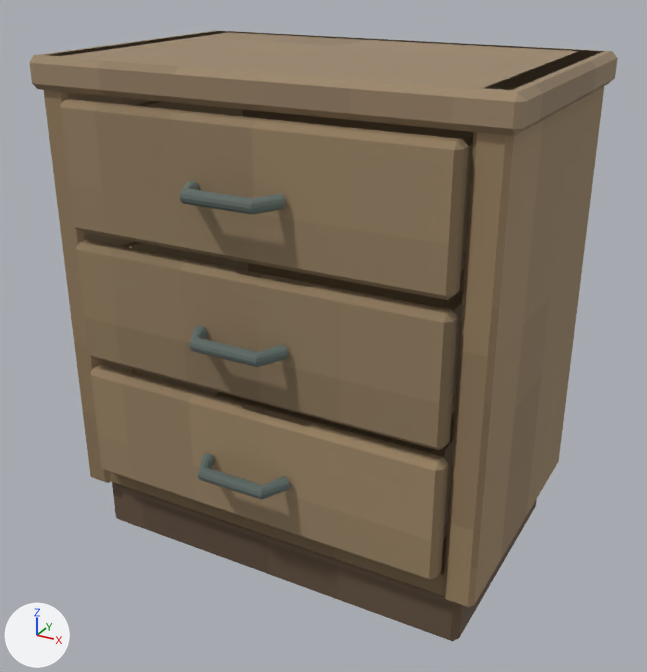
The glTF model rooftop/assets/items/dresser-wood.glb as it was, and as the next commit left it.
Both versions are drawn from a 50 mm lens placed at (0.634, -1.165, 0.925), pointed at (0.014, -0.038, 0.361). Arrows for +X, +Y and +Z are at lower left; the lights stay in place. The first picture is the older version.

Before the edit, the objects in view are built like this:
```python
ob_dresser_wood_bottom = bpy.data.objects.new('dresser-wood/bottom', me_cube_074)
ob_dresser_wood_bottom.location = (0.0, 0.0, 0.0)
ob_dresser_wood_drawer_back_1 = bpy.data.objects.new('dresser-wood/drawer-back-1', me_cube_085)
ob_dresser_wood_drawer_back_1.location = (0.0, 0.0, 0.0)
ob_dresser_wood_drawer_back_2 = bpy.data.objects.new('dresser-wood/drawer-back-2', me_cube_090)
ob_dresser_wood_drawer_back_2.location = (0.0, 0.0, 0.0)
ob_dresser_wood_drawer_front_0 = bpy.data.objects.new('dresser-wood/drawer-front-0', me_cube_076)
ob_dresser_wood_drawer_front_0.location = (0.0, 0.0, 0.0)
ob_dresser_wood_drawer_front_1 = bpy.data.objects.new('dresser-wood/drawer-front-1', me_cube_081)
ob_dresser_wood_drawer_front_1.location = (0.0, 0.0, 0.0)
ob_dresser_wood_drawer_front_2 = bpy.data.objects.new('dresser-wood/drawer-front-2', me_cube_086)
ob_dresser_wood_drawer_front_2.location = (0.0, 0.0, 0.0)
ob_dresser_wood_plinth = bpy.data.objects.new('dresser-wood/plinth', me_cube_070)
ob_dresser_wood_plinth.location = (0.0, 0.0, 0.0)
ob_dresser_wood_side_0_32075 = bpy.data.objects.new('dresser-wood/side-0.32075', me_cube_072)
ob_dresser_wood_side_0_32075.location = (0.0, 0.0, 0.0)
ob_dresser_wood_side__0_32075 = bpy.data.objects.new('dresser-wood/side--0.32075', me_cube_071)
ob_dresser_wood_side__0_32075.location = (0.0, 0.0, 0.0)
# also in view: 'dresser-wood/top' at (0.0, 0.0, 0.758); 'dresser-wood/drawer-side-1-0.26175' at (-0.262, 0.007, 0.429); 'dresser-wood/drawer-handle-1' at (0.0, -0.265, 0.429); 'dresser-wood/drawer-handle-0' at (0.0, -0.265, 0.225); 'dresser-wood/drawer-handle-2' at (0.0, -0.265, 0.633)
```
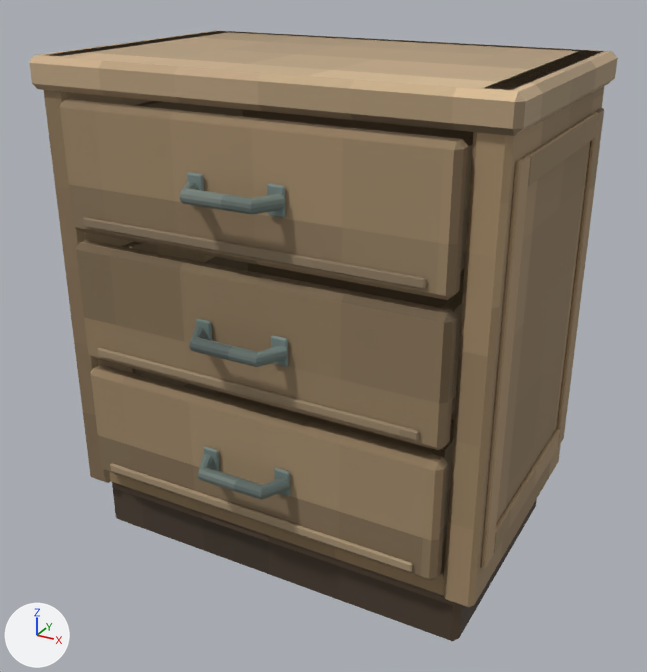
Where the change shows, as pixel boxes [x1, y1, x2, y2] in the pictures (647 x 672 px):
'dresser-wood/top', surface changed: [29, 33, 618, 133] in both
'dresser-wood/plinth', surface changed: [112, 482, 537, 641] in both
'dresser-wood/detail2-side-stile-1--1', now drawn (brown): after [480, 155, 530, 569]
'dresser-wood/detail-drawer-lower-rail-2', now drawn (brown): after [83, 217, 427, 289]
'dresser-wood/bottom', surface changed: [109, 472, 444, 595] in both
'dresser-wood/detail-drawer-lower-rail-1', now drawn: after [97, 348, 419, 441]
'dresser-wood/detail2-side-stile-1-1', added (brown): after [556, 108, 604, 447]
'dresser-wood/detail-drawer-lower-rail-0', now drawn: after [110, 463, 413, 572]
'dresser-wood/detail2-side-rail-1-1', now drawn (brown): after [527, 112, 598, 186]
'dresser-wood/detail2-side-rail-1-0', now drawn (brown): after [494, 429, 560, 553]
'dresser-wood/detail-pull-escutcheon-2-1', added: after [267, 184, 286, 218]
'dresser-wood/detail-pull-escutcheon-1-1', now drawn: after [271, 335, 288, 367]
'dresser-wood/detail-pull-escutcheon-2--1', added: after [187, 172, 204, 191]
'dresser-wood/detail-pull-escutcheon-1--1', now drawn: after [196, 318, 212, 341]
'dresser-wood/detail-pull-escutcheon-0--1', now drawn: after [204, 447, 219, 471]
'dresser-wood/detail-pull-escutcheon-0-1', added: after [274, 468, 290, 496]

Diff of the bpy script that builds the scene:
```diff
--- a/rooftop/assets/items/dresser-wood.glb.py
+++ b/rooftop/assets/items/dresser-wood.glb.py
@@ img_atlas @@
+img_atlas = load_image('atlas', '_unpacked/atlas', 2048, 2048, 'sRGB')
@@ mat_rooms_vessels_wood_dark @@
 mat_rooms_vessels_wood_dark = principled_material('rooms-vessels:wood-dark')
-mat_rooms_vessels_wood_dark.texture = img_rooms_vessels_atlas
+mat_rooms_vessels_wood_dark.texture = img_atlas
 mat_rooms_vessels_wood_dark.roughness = 0.85
@@ mat_rooms_vessels_wardrobe_oak @@
 mat_rooms_vessels_wardrobe_oak = principled_material('rooms-vessels:wardrobe-oak')
-mat_rooms_vessels_wardrobe_oak.texture = img_rooms_vessels_atlas
+mat_rooms_vessels_wardrobe_oak.texture = img_atlas
 mat_rooms_vessels_wardrobe_oak.roughness = 0.85
@@ mat_rooms_vessels_wardrobe_back @@
 mat_rooms_vessels_wardrobe_back = principled_material('rooms-vessels:wardrobe-back')
-mat_rooms_vessels_wardrobe_back.texture = img_rooms_vessels_atlas
+mat_rooms_vessels_wardrobe_back.texture = img_atlas
 mat_rooms_vessels_wardrobe_back.roughness = 0.85
@@ mat_rooms_vessels_wood_light @@
 mat_rooms_vessels_wood_light = principled_material('rooms-vessels:wood-light')
-mat_rooms_vessels_wood_light.texture = img_rooms_vessels_atlas
+mat_rooms_vessels_wood_light.texture = img_atlas
 mat_rooms_vessels_wood_light.roughness = 0.85
@@ mat_rooms_vessels_steel_dark @@
 mat_rooms_vessels_steel_dark = principled_material('rooms-vessels:steel-dark')
-mat_rooms_vessels_steel_dark.texture = img_rooms_vessels_atlas
+mat_rooms_vessels_steel_dark.texture = img_atlas
 mat_rooms_vessels_steel_dark.roughness = 0.85
@@ me_cube_115 @@
+me_cube_115.from_pydata(...)  # 24 vertices, 44 faces; spans x 0.344..0.351, y 0.162..0.2, z 0.15..0.704
+me_cube_115.materials.append(mat_rooms_vessels_wardrobe_oak)  # picture img_atlas
@@ me_cube_097 @@
+me_cube_097.from_pydata(...)  # 16 vertices, 28 faces; spans x 0.048..0.074, y -0.2475..-0.2425, z 0.6125..0.6535
+me_cube_097.materials.append(mat_rooms_vessels_steel_dark)  # picture img_atlas
@@ me_cube_096 @@
+me_cube_096.from_pydata(...)  # 16 vertices, 28 faces; spans x -0.074..-0.048, y -0.2475..-0.2425, z 0.6125..0.6535
+me_cube_096.materials.append(mat_rooms_vessels_steel_dark)  # picture img_atlas
@@ me_cube_091 @@
+me_cube_091.from_pydata(...)  # 16 vertices, 28 faces; spans x 0.048..0.074, y -0.2475..-0.2425, z 0.2045..0.2455
+me_cube_091.materials.append(mat_rooms_vessels_steel_dark)  # picture img_atlas
@@ ob_dresser_wood_detail2_side_stile_1_1 @@
+ob_dresser_wood_detail2_side_stile_1_1 = bpy.data.objects.new('dresser-wood/detail2-side-stile-1-1', me_cube_115)
+ob_dresser_wood_detail2_side_stile_1_1.location = (0.0, 0.0, 0.0)
@@ ob_dresser_wood_detail_pull_escutcheon_2_1 @@
+ob_dresser_wood_detail_pull_escutcheon_2_1 = bpy.data.objects.new('dresser-wood/detail-pull-escutcheon-2-1', me_cube_097)
+ob_dresser_wood_detail_pull_escutcheon_2_1.location = (0.0, 0.0, 0.0)
@@ ob_dresser_wood_detail_pull_escutcheon_2__1 @@
+ob_dresser_wood_detail_pull_escutcheon_2__1 = bpy.data.objects.new('dresser-wood/detail-pull-escutcheon-2--1', me_cube_096)
+ob_dresser_wood_detail_pull_escutcheon_2__1.location = (0.0, 0.0, 0.0)
@@ ob_dresser_wood_detail_pull_escutcheon_0_1 @@
+ob_dresser_wood_detail_pull_escutcheon_0_1 = bpy.data.objects.new('dresser-wood/detail-pull-escutcheon-0-1', me_cube_091)
+ob_dresser_wood_detail_pull_escutcheon_0_1.location = (0.0, 0.0, 0.0)
```
